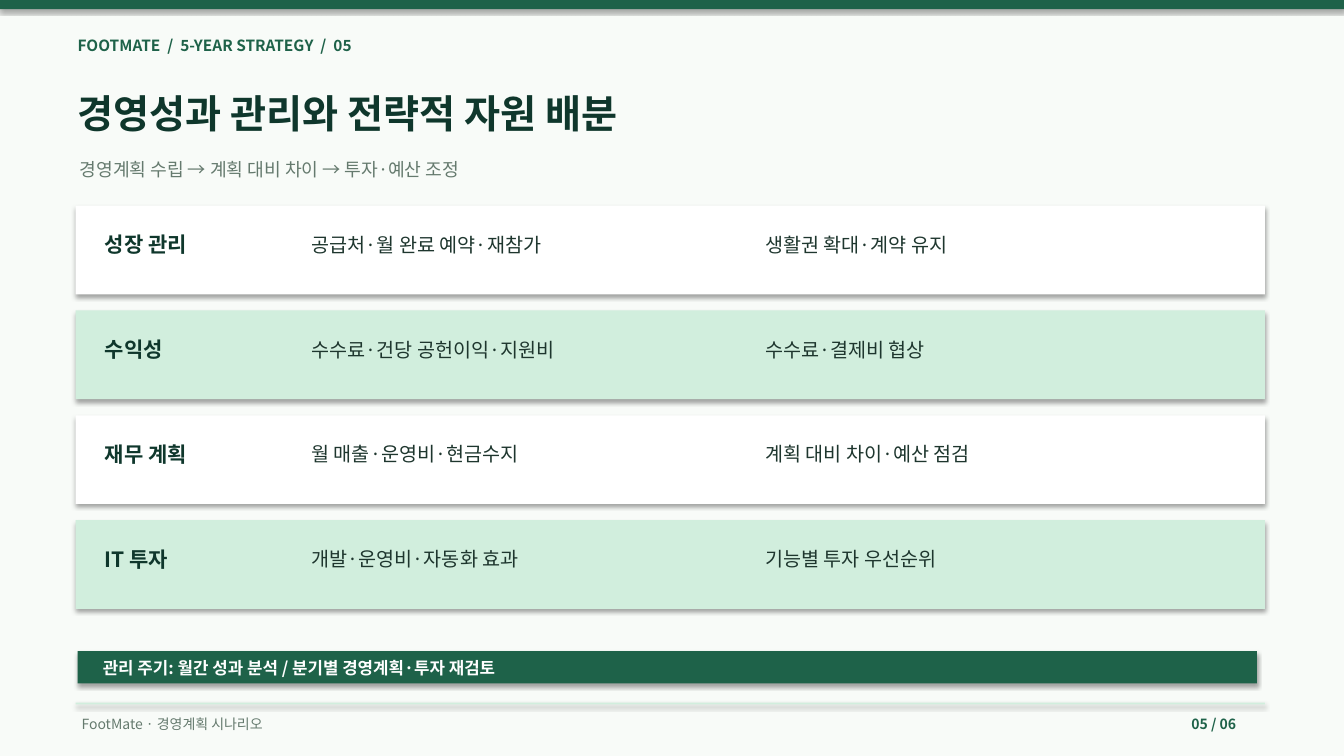
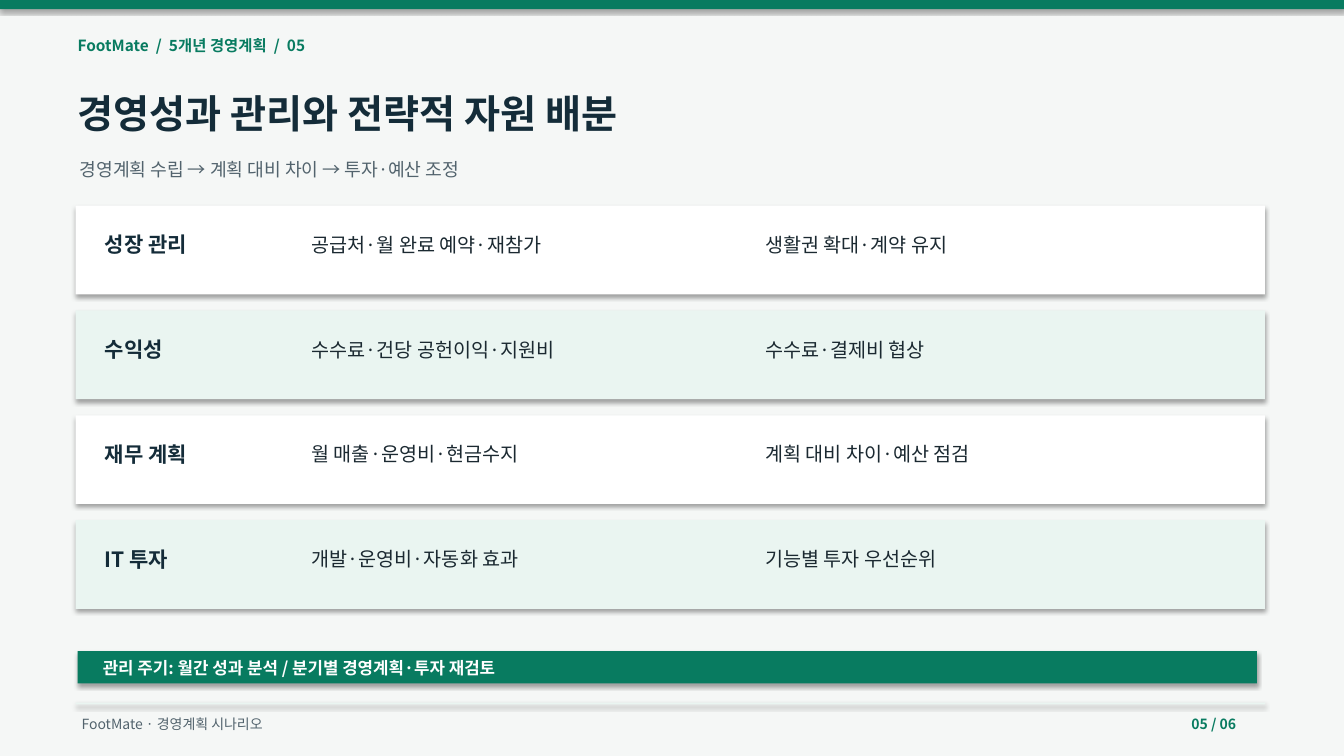
Before and after one commit to dohyunkimmm/footmate, a slide deck: slide 5 of src/case-study/downloads/footmate_5year_strategy.pptx. Drawn at 1344x756 pixels with LibreOffice and Linux fonts; fonts in the diff are those of the drawing. Boxes give left, top, right and bottom in pixels: in the first picture for what was removed or moved away, otherwise in the second. Text is boxed around its words. In the diff, an @@ line names an element or a change of style, - is before the commit and + after.

```diff
--- a/src/case-study/downloads/footmate_5year_strategy.pptx
+++ b/src/case-study/downloads/footmate_5year_strategy.pptx
@@ rectangle at [0,0,1344,756]: fill #F8FBF8 to #F5F7F6 @@
@@ rectangle at [0,0,1344,9]: fill #1E6249 to #087B60 @@
@@ text at [78,38,305,53]: text changed; text colour #1E6249 to #087B60 @@
-FOOTMATE / 5-YEAR STRATEGY / 05
+FootMate / 5개년 경영계획 / 05
@@ text "경영계획 수립 → 계획 대비 ..." at [80,161,459,178]: text colour #657A6E to #52636D @@
@@ text "수익성" at [105,339,163,359]: text colour #0F372C to #142C39 @@
@@ fill #D1EEDD to #EAF5F1 in 3 elements at [76,703,1265,705], [76,311,1265,399], [76,520,1265,609] @@
@@ text "IT 투자" at [105,549,169,569]: text colour #0F372C to #142C39 @@
@@ text colour #1E362E to #1B2931 in 4 elements at [311,340,555,359], [765,340,925,359], [311,549,519,568], [765,549,936,568] @@
@@ rectangle at [78,651,1257,684]: fill #1E6249 to #087B60 @@
@@ text "FootMate · 경영계획 시나리오" at [82,717,262,730]: text colour #657A6E to #52636D @@
@@ text "05 / 06" at [1191,718,1236,729]: text colour #1E6249 to #087B60 @@
```
Also in this commit, not shown: 5 other slides changed, 8 other files.
